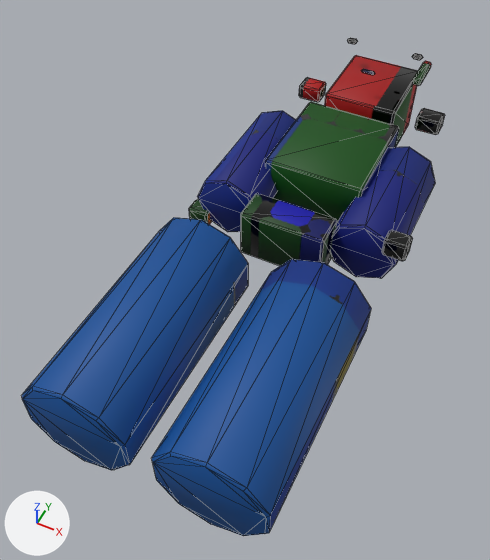
One commit to the glTF model unity/Assets/Art/EarlyGame/staff-kit/staff-sales-idle.glb: the scene before it, then after it.
One viewpoint serves both versions: a 50 mm camera at (0.388, -0.386, 1.031) aimed at (-0.063, 0.515, -0.094). The lights are fixed; the arrows at lower left show +X, +Y and +Z. The first picture is the older version. Mesh edges are drawn as thin lines. Vertices at exactly the same position are counted once.

In view in the first picture: 'Leg_-1'.
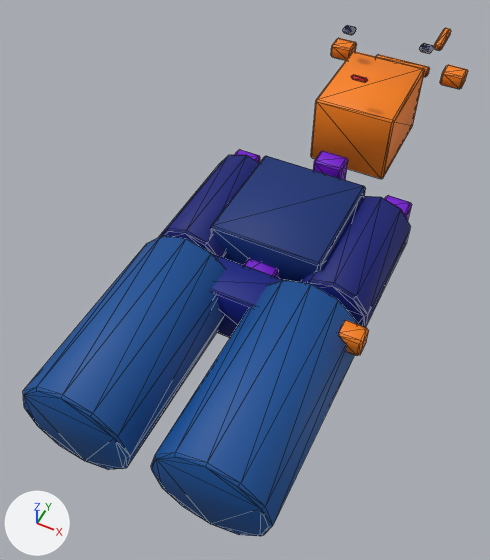
Pixel boxes [x1, y1, x2, y2] of what changed, in the pictures (490 x 560 px; the box of a moved part takes in the faces that stretch with it):
'Leg_-1', reshaped: before [22, 38, 445, 536]; after [23, 25, 468, 536]
part 1 of me_cylinder, moved or reshaped: before [241, 193, 337, 266]; after [212, 254, 283, 338]
part 2 of me_cylinder, moved or reshaped (not visible before): after [313, 151, 348, 180]
part 3 of me_cylinder, moved or reshaped: before [265, 102, 399, 222]; after [311, 51, 425, 179]
part 4 of me_cylinder, added (blue): after [159, 155, 259, 258]
part 5 of me_cylinder, moved or reshaped (not visible before): after [234, 149, 260, 163]
part 6 of me_cylinder, added (blue): after [300, 196, 411, 327]
part 7 of me_cylinder, moved or reshaped (not visible afterwards): before [189, 200, 212, 224]
part 8 of me_cylinder, moved or reshaped: before [382, 230, 413, 261]; after [339, 320, 369, 356]
part 9 of me_cylinder, moved or reshaped (not visible before): after [376, 54, 430, 77]
part 10 of me_cylinder, moved or reshaped: before [413, 61, 431, 86]; after [434, 28, 451, 51]
part 11 of me_cylinder, moved or reshaped: before [299, 77, 326, 102]; after [331, 38, 357, 61]
part 12 of me_cylinder, moved or reshaped: before [415, 108, 445, 135]; after [440, 65, 468, 89]
part 13 of me_cylinder, added: after [343, 25, 356, 35]
part 14 of me_cylinder, added: after [420, 43, 434, 53]
part 15 of me_cylinder, added: after [385, 195, 412, 221]
part 16 of me_cylinder, added: after [244, 259, 279, 277]
part 17 of me_cylinder, added (blue): after [211, 156, 366, 282]
part 18 of me_cylinder, added: after [351, 75, 368, 82]
part 19 of me_cylinder, deleted: before [197, 38, 423, 232]
part 20 of me_cylinder, moved or reshaped: before [22, 147, 435, 536]; after [23, 235, 357, 536]

The change in detail:
me_cylinder is used by ob_leg__1; location (0.0, 0.0, 0.0).
me_cylinder had 552 vertices, 1016 faces and spanned x -0.254..0.254, y 0.0..1.223, z -0.11..0.17.
me_cylinder now has 624 vertices, 1156 faces and spans x -0.254..0.254, y 0.0..1.413, z -0.11..0.177.
me_cylinder part 1: the loose piece of 24 vertices spanning x -0.095..0.095, y 0.554..0.634, z -0.06..0.06 is scaled about its middle by (1.05, 1.14, 1.09), then moved by (0.0, -0.214, 0.0).
me_cylinder part 2: the loose piece of 24 vertices spanning x -0.215..-0.155, y 0.855..0.905, z -0.032..0.032 is scaled about its middle by (1.19, 1, 1.09), then moved by (0.185, -0.04, 0.0).
me_cylinder part 3: the loose piece of 24 vertices spanning x -0.115..0.115, y 0.716..0.976, z -0.06..0.08 is scaled about its middle by (0.866, 1, 1.3), then moved by (0.0, 0.254, -0.01).
me_cylinder part 4: the loose piece of 40 vertices spanning x -0.235..-0.025, y 0.0..0.46, z -0.11..0.11 is copied, and the copy is scaled about its middle by (0.702, 0.604, 0.702), then moved by (-0.028, 0.35, 0.0); it spans x -0.233..-0.084, y 0.44..0.72, z -0.078..0.078.
me_cylinder part 5: the loose piece of 24 vertices spanning x 0.155..0.215, y 0.855..0.905, z -0.032..0.032 is moved by (-0.37, -0.12, 0.0).
me_cylinder part 6: the loose piece of 40 vertices spanning x 0.025..0.235, y 0.0..0.46, z -0.11..0.11 is copied, and the copy is scaled about its middle by (0.702, 0.604, 0.702), then moved by (0.028, 0.35, 0.0); it spans x 0.084..0.233, y 0.44..0.72, z -0.078..0.078.
me_cylinder part 7: the loose piece of 24 vertices spanning x -0.254..-0.204, y 0.601..0.641, z -0.073..-0.027 is moved by (0.0, -0.261, 0.0).
me_cylinder part 8: the loose piece of 24 vertices spanning x 0.204..0.254, y 0.601..0.641, z 0.027..0.073 is moved by (0.0, -0.261, 0.0).
me_cylinder part 9: the loose piece of 24 vertices spanning x -0.075..0.075, y 1.146..1.171, z -0.032..-0.007 is scaled about its middle by (1.07, 1, 1), then moved by (0.0, 0.242, 0.0).
me_cylinder part 10: the loose piece of 24 vertices spanning x 0.11..0.13, y 1.039..1.129, z 0.15..0.17 is moved by (0.0, 0.176, 0.0).
me_cylinder part 11: the loose piece of 24 vertices spanning x -0.19..-0.13, y 1.086..1.136, z 0.0..0.04 is moved by (0.0, 0.229, 0.0).
me_cylinder part 12: the loose piece of 24 vertices spanning x 0.13..0.19, y 1.086..1.136, z 0.0..0.04 is moved by (0.0, 0.229, 0.0).
me_cylinder part 13: a new loose piece of 24 vertices spanning x -0.115..-0.085, y 1.168..1.193, z 0.163..0.177, in mat_staff_sales_idle_preview.
me_cylinder part 14: a new loose piece of 24 vertices spanning x 0.085..0.115, y 1.168..1.193, z 0.163..0.177, in mat_staff_sales_idle_preview.
me_cylinder part 15: a new loose piece of 24 vertices spanning x 0.155..0.215, y 0.735..0.785, z -0.032..0.032, in mat_staff_sales_idle_preview.
me_cylinder part 16: a new loose piece of 24 vertices spanning x -0.035..0.035, y 0.405..0.575, z -0.03..0.03, in mat_staff_sales_idle_preview.
me_cylinder part 17: a new loose piece of 24 vertices spanning x -0.12..0.12, y 0.47..0.73, z -0.065..0.085, in mat_staff_sales_idle_preview.
me_cylinder part 18: a new loose piece of 16 vertices spanning x -0.02..0.02, y 0.972..0.988, z 0.165..0.175, in mat_staff_sales_idle_preview.
me_cylinder part 19: 6 loose pieces with 128 vertices, spanning x -0.236..0.098, y 0.614..1.223, z -0.085..0.155, are deleted.
me_cylinder part 20: 104 vertices removed from x -0.235..0.236, y 0.0..0.914, z -0.11..0.11; 88 vertices added at x -0.24..0.24, y 0.0..0.4, z -0.11..0.11.
Other edits to the shape of me_cylinder do not show in these pictures.
